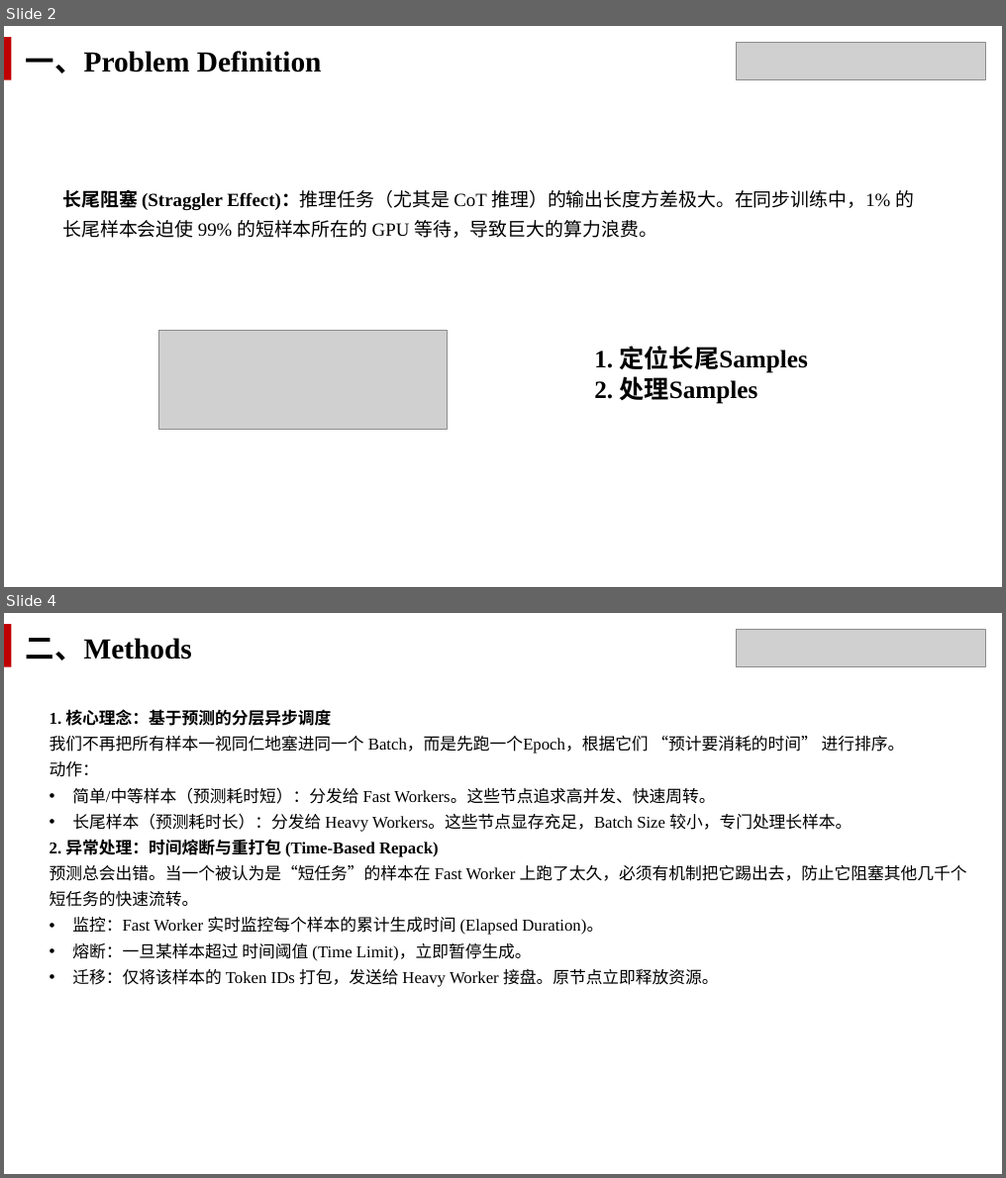
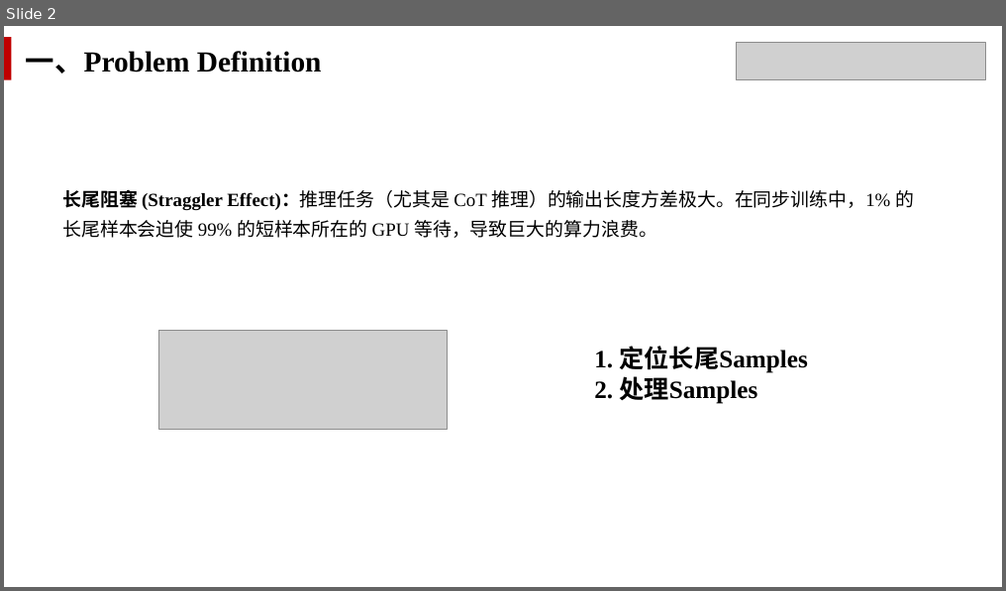
Before and after one commit to Watsontao/mindrlhf, a slide deck: 方案/组内分享.pptx. Shown one above the other, each under a label of ours: slides 2 and 4 before the commit, slide 2 after it; the slides between them are not shown. The pictures are 1006x1178 and 1006x591 pixels, drawn with LibreOffice and Linux fonts; fonts in the diff are those of the drawing; grey boxes stand for pictures. Boxes give left, top, right and bottom in pixels: in the first picture for what was removed or moved away, otherwise in the second. Text is boxed around its words. In the diff, an @@ line names an element or a change of style, - is before the commit and + after.

```diff
--- a/方案/组内分享.pptx
+++ b/方案/组内分享.pptx
@@ slide 4 removed at <box>4,613,1002,1174</box>, background #FFFFFF @@
@@ rectangle removed at <box>4,624,12,667</box> @@
@@ text removed at <box>26,638,192,661</box> @@
-二、Methods
@@ picture removed at <box>737,629,985,666</box> @@
@@ text removed at <box>50,709,967,987</box> @@
-1. 核心理念：基于预测的分层异步调度
-我们不再把所有样本一视同仁地塞进同一个 Batch，而是先跑一个Epoch，根据它们 “预计要消耗的时间” 进行排序。
-动作：
-• 简单/中等样本（预测耗时短）：分发给 Fast Workers。这些节点追求高并发、快速周转。
-• 长尾样本（预测耗时长）：分发给 Heavy Workers。这些节点显存充足，Batch Size 较小，专门处理长样本。
-2. 异常处理：时间熔断与重打包 (Time-Based Repack)
-预测总会出错。当一个被认为是“短任务”的样本在 Fast Worker 上跑了太久，必须有机制把它踢出去，防止它阻塞其他几千个短任务的快速流转。
-• 监控：Fast Worker 实时监控每个样本的累计生成时间 (Elapsed Duration)。
-• 熔断：一旦某样本超过 时间阈值 (Time Limit)，立即暂停生成。
-• 迁移：仅将该样本的 Token IDs 打包，发送给 Heavy Worker 接盘。原节点立即释放资源。
```
Also in this commit, not shown: 4 slides changed, 3 slides added, 2 other slides removed, 1 other file.
